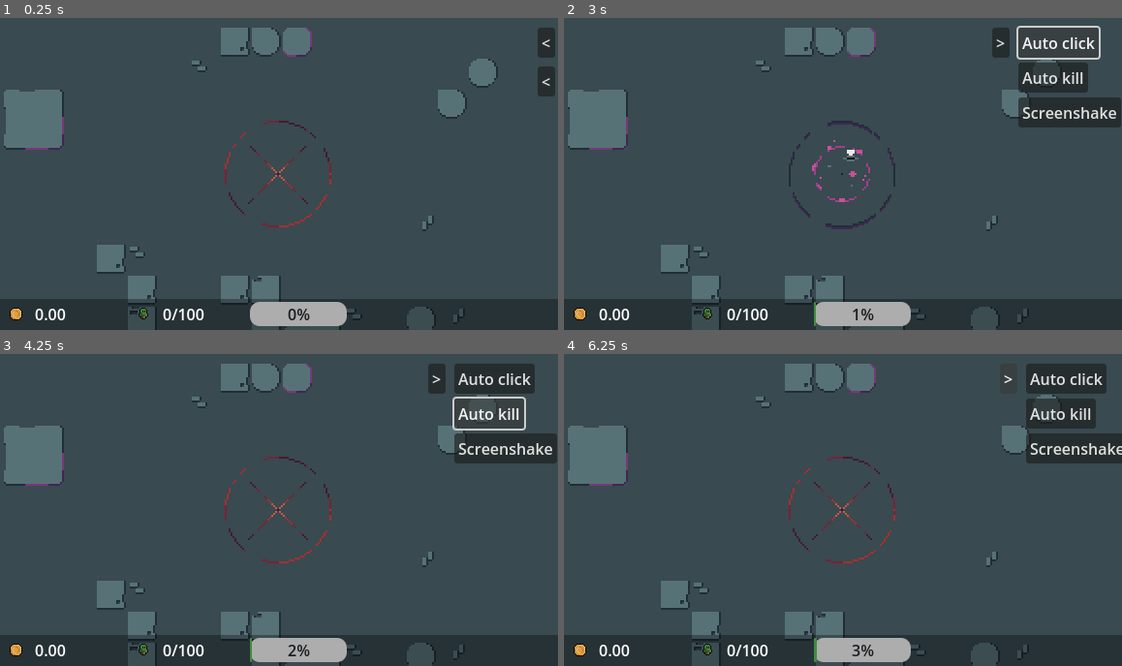
Above: before the commit, frames 1-4 (two rows, left to right).
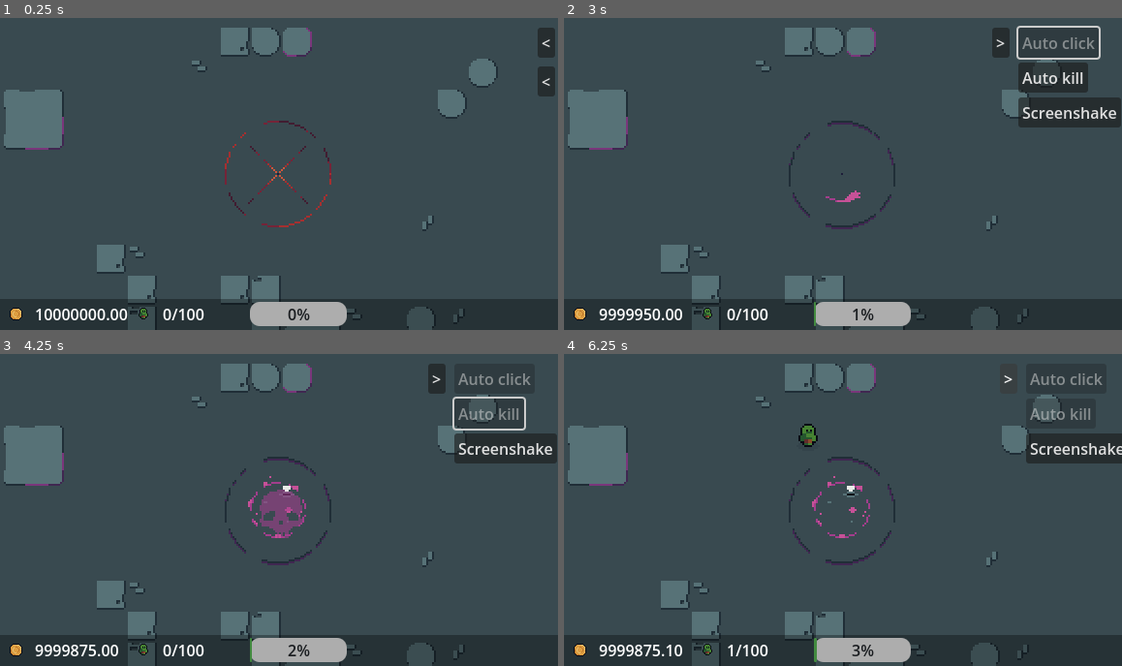
Above: after the commit, the same moments.

Repository: Jin9310/LudumDare55
Game: Godot game, scene res://NewGame/new_game.tscn
The game is run twice, just before and just after one commit, with the same random seed, the same clock (stepped at 60 frames per second) and the same inputs.
Inputs:
- Up to frame 1 (0.25 s): no input
- Up to frame 2 (3 s): click "<" at 0.5 s; click ">" at 1.25 s; click "<" at 2 s; click "Auto click" at 2.75 s
- Up to frame 3 (4.25 s): click "Auto kill" at 3.5 s
- Up to frame 4 (6.25 s): click "Screenshake" at 4.25 s; click ">" at 5 s; click "<" at 5.75 s

The runs differ from the first frame. In frame 1, 0.4% of the frame differs, in the area x 6-23%, y 93-97%; in frame 2, 0.8%; in frame 3, 2.1%, in the area x 6-96%, y 6-97%; in frame 4, 1.9%.

Commit message:
slow down the speed upgrades when too low

Diff:
--- a/Singletons/upgrades_manager.gd
+++ b/Singletons/upgrades_manager.gd
@@ -13,6 +13,12 @@
 var faster_auto_spawn_price: float = 210
 var faster_auto_kill_price: float = 110
 
+var fast_spawn_low: bool = false
+var fast_kill_low: bool = false
+
+var low_multiplicator: float = .02
+
+
 func _process(delta):
 	all_kill_handler()
 
--- a/UI/spawn_upgrades_ui.gd
+++ b/UI/spawn_upgrades_ui.gd
@@ -44,6 +44,14 @@
 	#faster kills
 	if GameManager.auto_kill_acolytes:
 		%faster_kills_btn.disabled = false
+
+
+	#check that we have reached very low numbers on the auto kill/auto spawn speed
+	if GameManager.auto_kill_base_timer <= 0.2:
+		UpgradesManager.fast_kill_low = true
+
+	if GameManager.click_timer_base <= 0.3:
+		UpgradesManager.fast_spawn_low = true
 
 
 func show_hide_panel():
@@ -105,9 +113,9 @@
 
 func only_clicks_tooltip():
 	if mouse_click_upgrade_enabled == false:
-		%clicks_btn.tooltip_text = "Coins per every mouse click \ncost: " + str(UpgradesManager.click_money_upgrade) + "\ncurrently gains 0 per mouse click"
+		%clicks_btn.tooltip_text = "Coins per every mouse click \ncost: " + "%.2f" % UpgradesManager.click_money_upgrade + "\ncurrently gains 0 per mouse click"
 	else:
-		%clicks_btn.tooltip_text = "Coins per every mouse click \ncost: " + str(UpgradesManager.click_money_upgrade) + "\ncurrently gains " + str(GameManager.only_click_money_multiplicator) + " per mouse click"
+		%clicks_btn.tooltip_text = "Coins per every mouse click \ncost: " + "%.2f" % UpgradesManager.click_money_upgrade + "\ncurrently gains " + str(GameManager.only_click_money_multiplicator) + " per mouse click"
 
 
 func _on_max_amount_acol_btn_pressed():
@@ -118,24 +126,35 @@
 		max_amount_of_acols_tooltip()
 
 func max_amount_of_acols_tooltip():
-	%max_amount_acol_btn.tooltip_text = "Maximum number of spawned minions on screen \ncost: " + str(UpgradesManager.raise_max_amount_of_spawned) + "\nThe current amount is visible in the bottom bar"
+	%max_amount_acol_btn.tooltip_text = "Maximum number of spawned minions on screen \ncost: " + "%.2f" % UpgradesManager.raise_max_amount_of_spawned + "\nThe current amount is visible in the bottom bar"
 
 func _on_faster_spawn_btn_pressed():
-	if GameManager.usable_money >= UpgradesManager.faster_auto_spawn_price:
+	if GameManager.usable_money >= UpgradesManager.faster_auto_spawn_price && UpgradesManager.fast_spawn_low != true:
 		GameManager.usable_money -= UpgradesManager.faster_auto_spawn_price
 		UpgradesManager.faster_auto_spawn_price *= 1.8
 		GameManager.click_timer_base -= .2
 		faster_spawn_tooltip()
+	if GameManager.usable_money >= UpgradesManager.faster_auto_spawn_price && UpgradesManager.fast_spawn_low:
+		GameManager.usable_money -= UpgradesManager.faster_auto_spawn_price
+		UpgradesManager.faster_auto_spawn_price *= 1.8
+		GameManager.click_timer_base -= UpgradesManager.low_multiplicator
+		faster_spawn_tooltip()
+
 
 func faster_spawn_tooltip():
-	%faster_spawn_btn.tooltip_text = "Upgrade how fast acolytes are spawn \ncost: " + str(UpgradesManager.faster_auto_spawn_price) + "\nAcolytes spawned every " + str(GameManager.click_timer_base) + "s"
+	%faster_spawn_btn.tooltip_text = "Upgrade how fast acolytes are spawn \ncost: " + "%.2f" % UpgradesManager.faster_auto_spawn_price + "\nAcolytes spawned every " + str(GameManager.click_timer_base) + "s"
 
 func _on_faster_kills_btn_pressed():
-	if GameManager.usable_money >= UpgradesManager.faster_auto_kill_price:
+	if GameManager.usable_money >= UpgradesManager.faster_auto_kill_price && UpgradesManager.fast_kill_low != true:
 		GameManager.usable_money -= UpgradesManager.faster_auto_kill_price
 		UpgradesManager.faster_auto_kill_price *= 1.7
 		GameManager.auto_kill_base_timer -= .6
 		faster_kills_tooltip()
+	if GameManager.usable_money >= UpgradesManager.faster_auto_kill_price && UpgradesManager.fast_kill_low:
+		GameManager.usable_money -= UpgradesManager.faster_auto_kill_price
+		UpgradesManager.faster_auto_kill_price *= 1.7
+		GameManager.auto_kill_base_timer -= UpgradesManager.low_multiplicator
+		faster_kills_tooltip()
 
 func faster_kills_tooltip():
-	%faster_kills_btn.tooltip_text = "Upgrade how fast acolytes are auto-killed \ncost: " + str(UpgradesManager.faster_auto_kill_price) + "\nAcolytes killed every " + str(GameManager.auto_kill_base_timer) + "s"
+	%faster_kills_btn.tooltip_text = "Upgrade how fast acolytes are auto-killed \ncost: " + "%.2f" % UpgradesManager.faster_auto_kill_price + "\nAcolytes killed every " + str(GameManager.auto_kill_base_timer) + "s"
--- a/game_manager.gd
+++ b/game_manager.gd
@@ -20,7 +20,7 @@
 @export var max_spawned_acolytes: int = 100 # the base is that we can spawn max amount of acolytes
 
 ####   MONEY
-@export var usable_money: float = 0 #money that player currently have
+@export var usable_money: float = 10000000 #money that player currently have
 ####   MONEY UPGRADES   ####
 @export var kill_money_multiplicator: float = .1 #money gained per kill
 @export var click_money_multiplicator: float = .1 #money gained per click on spawn
